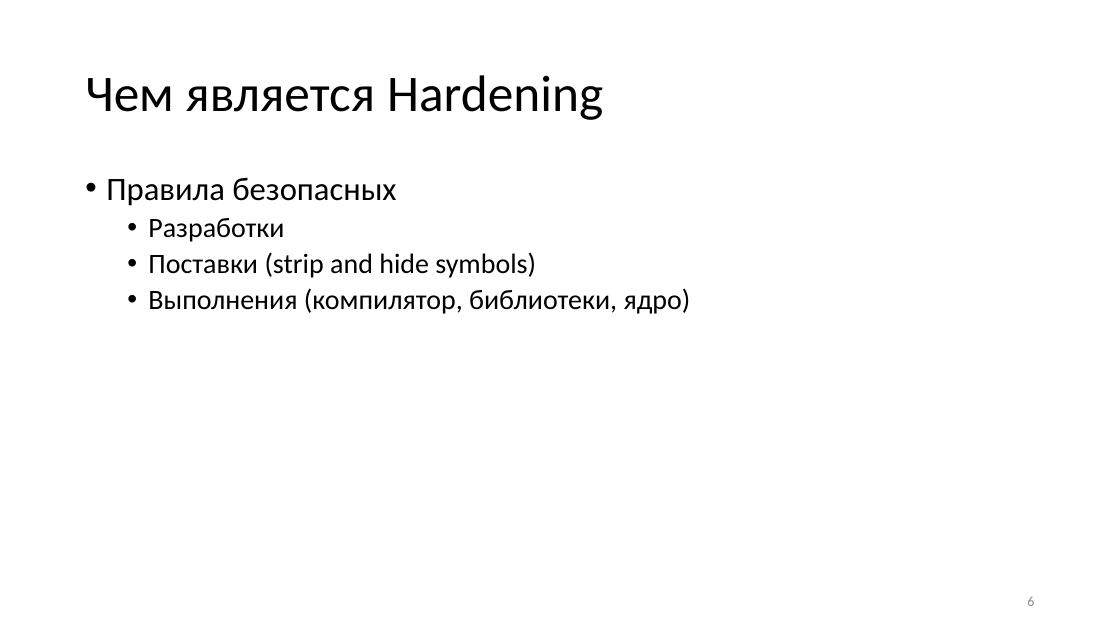
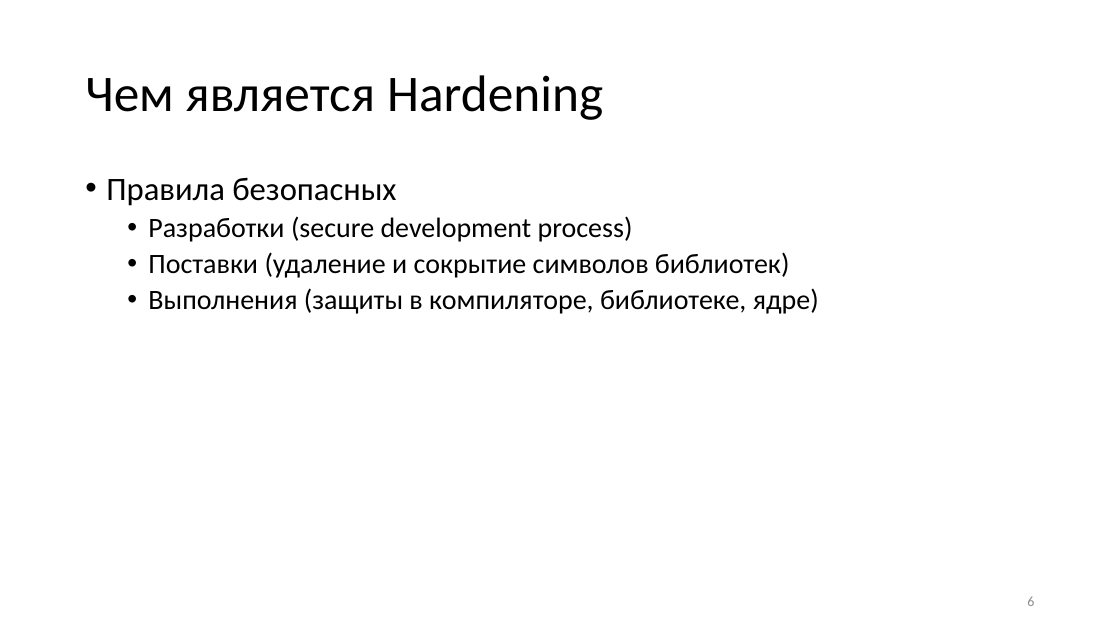
Before and after one commit to yugr/slides, a slide deck: slide 6 of CppZeroCost/2025/Rusyaev/hardening_v2.pptx. Drawn at 1120x630 pixels with LibreOffice and Linux fonts; fonts in the diff are those of the drawing. Boxes give left, top, right and bottom in pixels: in the first picture for what was removed or moved away, otherwise in the second. Text is boxed around its words. In the diff, an @@ line names an element or a change of style, - is before the commit and + after.

```diff
--- a/CppZeroCost/2025/Rusyaev/hardening_v2.pptx
+++ b/CppZeroCost/2025/Rusyaev/hardening_v2.pptx
@@ text at <box>148,216,819,314</box>: text changed @@
-  • Разработки
-  • Поставки (strip and hide symbols)
-  • Выполнения (компилятор, библиотеки, ядро)
+  • Разработки (secure development process)
+  • Поставки (удаление и сокрытие символов библиотек)
+  • Выполнения (защиты в компиляторе, библиотеке, ядре)
```
Also in this commit, not shown: 10 other slides changed, 2 slides removed, 1 other file.
